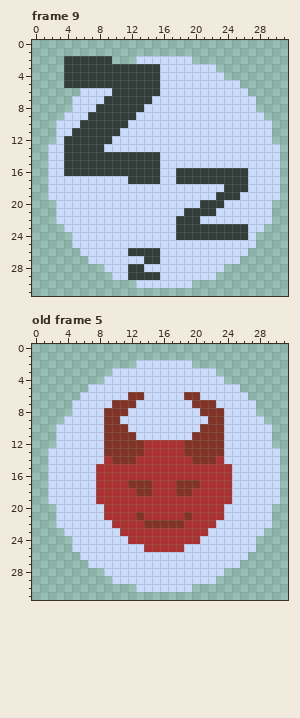
A pixel-art file gets an edit: assets/icons.aseprite. The picture above is the old version.
32x32 pixels, 9 frames. Shown: frame 9, old frame 5. The commit also changed other frames, which this record leaves out.
The same view after the edit:
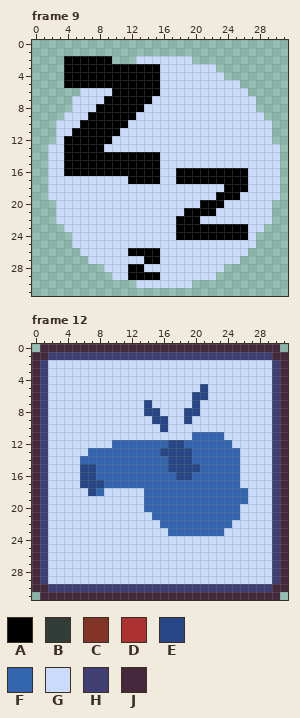
Palette (. is transparent): A #000000  B #323c39  C #823426  D #ac3232  E #274685  F #3364ae  G #cbdbfc  H #3f3f74  J #45283c
A new or re-ordered frame is compared with the old frame closest to it.
Change:
frames 9 -> 19
Frame 9, layer "Layer 1":
y 2: x 4..9 BBBBBB -> AAAAAA
y 3..5: x 4..15 BBBBBBBBBBBB -> AAAAAAAAAAAA
y 6: x 10..15 BBBBBB -> AAAAAA
y 7: x 9..14 BBBBBB -> AAAAAA
y 8: x 8..13 BBBBBB -> AAAAAA
y 9: x 7..12 BBBBBB -> AAAAAA
y 10: x 6..11 BBBBBB -> AAAAAA
y 11: x 5..10 BBBBBB -> AAAAAA
y 12: x 4..9 BBBBBB -> AAAAAA
y 13: x 4..8 BBBBB -> AAAAA
y 14..15: x 4..15 BBBBBBBBBBBB -> AAAAAAAAAAAA
y 16: x 4..15 BBBBBBBBBBBB -> AAAAAAAAAAAA; x 18..26 BBBBBBBBB -> AAAAAAAAA
y 17: x 12..15 BBBB -> AAAA; x 18..26 BBBBBBBBB -> AAAAAAAAA
y 18: x 24..26 BBB -> AAA
y 19: x 23..25 BBB -> AAA
y 20: x 21..23 BBB -> AAA
y 21: x 19..22 BBBB -> AAAA
y 22: x 18..20 BBB -> AAA
y 23..24: x 18..26 BBBBBBBBB -> AAAAAAAAA
y 26: x 12..15 BBBB -> AAAA
y 27: x 14..15 BB -> AA
y 28: x 12..13 BB -> AA
y 29: x 12..15 BBBB -> AAAA
Frame 12 is new; against old frame 5, layers "Layer 1", "Layer 2":
y 0: x 1..30 .............................. -> JJJJJJJJJJJJJJJJJJJJJJJJJJJJJJ
y 1: x 0..31 ................................ -> JJHHHHHHHHHHHHHHHHHHHHHHHHHHHHJJ
y 2: x 0..12 ............. -> JHGGGGGGGGGGG; x 20..31 ............ -> GGGGGGGGGGHJ
y 3: x 0..9 .......... -> JHGGGGGGGG; x 23..31 ......... -> GGGGGGGHJ
y 4: x 0..8 ......... -> JHGGGGGGG; x 24..31 ........ -> GGGGGGHJ
y 5: x 0..6 ....... -> JHGGGGG; x 21 G -> E; x 26..31 ...... -> GGGGHJ
y 6: x 0..5 ...... -> JHGGGG; x 12..13 CC -> GG; x 19..21 CCG -> GEE; x 27..31 ..... -> GGGHJ
y 7: x 0..4 ..... -> JHGGG; x 10..12 CCC -> GGG; x 14 G -> E; x 20..22 CCC -> EGG; x 28..31 .... -> GGHJ
y 8: x 0..4 ..... -> JHGGG; x 9..11 CCC -> GGG; x 14..15 GG -> EE; x 19..23 GGCCC -> EEGGG; x 28..31 .... -> GGHJ
y 9: x 0..3 .... -> JHGG; x 9..10 CC -> GG; x 15..16 GG -> EE; x 19 G -> E; x 22..23 CC -> GG; x 29..31 ... -> GHJ
y 10: x 0..2 ... -> JHG; x 9..11 CCC -> GGG; x 16 G -> E; x 21..23 CCC -> GGG; x 30..31 .. -> HJ
y 11: x 0..2 ... -> JHG; x 9..12 CCCC -> GGGG; x 20..23 CCCC -> FFFF; x 30..31 .. -> HJ
y 12: x 0..2 ... -> JHG; x 9..24 CCCCCDDDDDCCCCCG -> GFFFFFFFEEFFFFFF; x 30..31 .. -> HJ
y 13: x 0..1 .. -> JH; x 7..25 GGCCCCCDDDDDCCCCCGG -> FFFFFFFFFEEEEFFFFFF; x 30..31 G. -> HJ
y 14: x 0..1 .. -> JH; x 6..25 GGGDCCCDDDDDDDCCCDGG -> FFFFFFFFFFFEEEFFFFFF; x 30..31 G. -> HJ
y 15: x 0..1 .. -> JH; x 6..25 GGDDDDDDDDDDDDDDDDDG -> EEFFFFFFFFFEEEEFFFFF; x 30..31 G. -> HJ
y 16: x 0..1 .. -> JH; x 6..25 GGDDDDDDDDDDDDDDDDDG -> EEFFFFFFFFFFEEFFFFFF; x 30..31 G. -> HJ
y 17: x 0..1 .. -> JH; x 6..25 GGDDDDCCCDDDCCCDDDDG -> EEEFFFFFFFFFFFFFFFFF; x 30..31 G. -> HJ
y 18: x 0..1 .. -> JH; x 7..26 GDDDDDCCDDDCCDDDDDGG -> EFGGGGGFFFFFFFFFFFFF; x 30..31 G. -> HJ
y 19: x 0..1 .. -> JH; x 8..26 DDDDDDDDDDDDDDDDDGG -> GGGGGGFFFFFFFFFFFFF; x 30..31 G. -> HJ
y 20: x 0..2 ... -> JHG; x 9..25 DDDDDDDDDDDDDDDGG -> GGGGGFFFFFFFFFFFF; x 30..31 .. -> HJ
y 21: x 0..2 ... -> JHG; x 9..25 DDDDCDDDDDCDDDDGG -> GGGGGGFFFFFFFFFFF; x 30..31 .. -> HJ
y 22: x 0..2 ... -> JHG; x 10..24 DDDDCCCCCDDDDGG -> GGGGGGFFFFFFFFF; x 30..31 .. -> HJ
y 23: x 0..3 .... -> JHGG; x 11..23 DDDDDDDDDDDGG -> GGGGGGFFFFFFF; x 29..31 ... -> GHJ
y 24: x 0..4 ..... -> JHGGG; x 12..20 DDDDDDDDD -> GGGGGGGGG; x 28..31 .... -> GGHJ
y 25: x 0..4 ..... -> JHGGG; x 14..18 DDDDD -> GGGGG; x 28..31 .... -> GGHJ
y 26: x 0..5 ...... -> JHGGGG; x 27..31 ..... -> GGGHJ
y 27: x 0..6 ....... -> JHGGGGG; x 26..31 ...... -> GGGGHJ
y 28: x 0..8 ......... -> JHGGGGGGG; x 24..31 ........ -> GGGGGGHJ
y 29: x 0..9 .......... -> JHGGGGGGGG; x 23..31 ......... -> GGGGGGGHJ
y 30: x 0..31 .............GGGGGGG............ -> JJHHHHHHHHHHHHHHHHHHHHHHHHHHHHJJ
y 31: x 1..30 .............................. -> JJJJJJJJJJJJJJJJJJJJJJJJJJJJJJ
